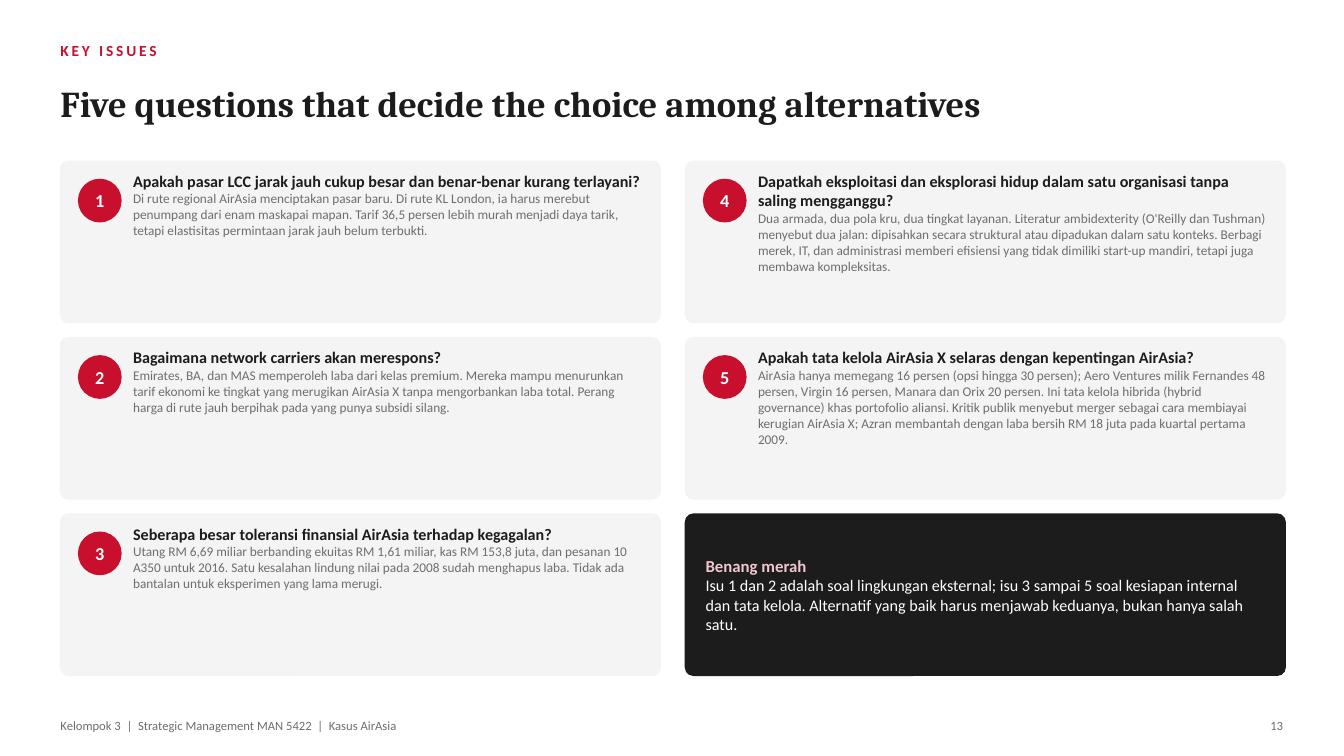
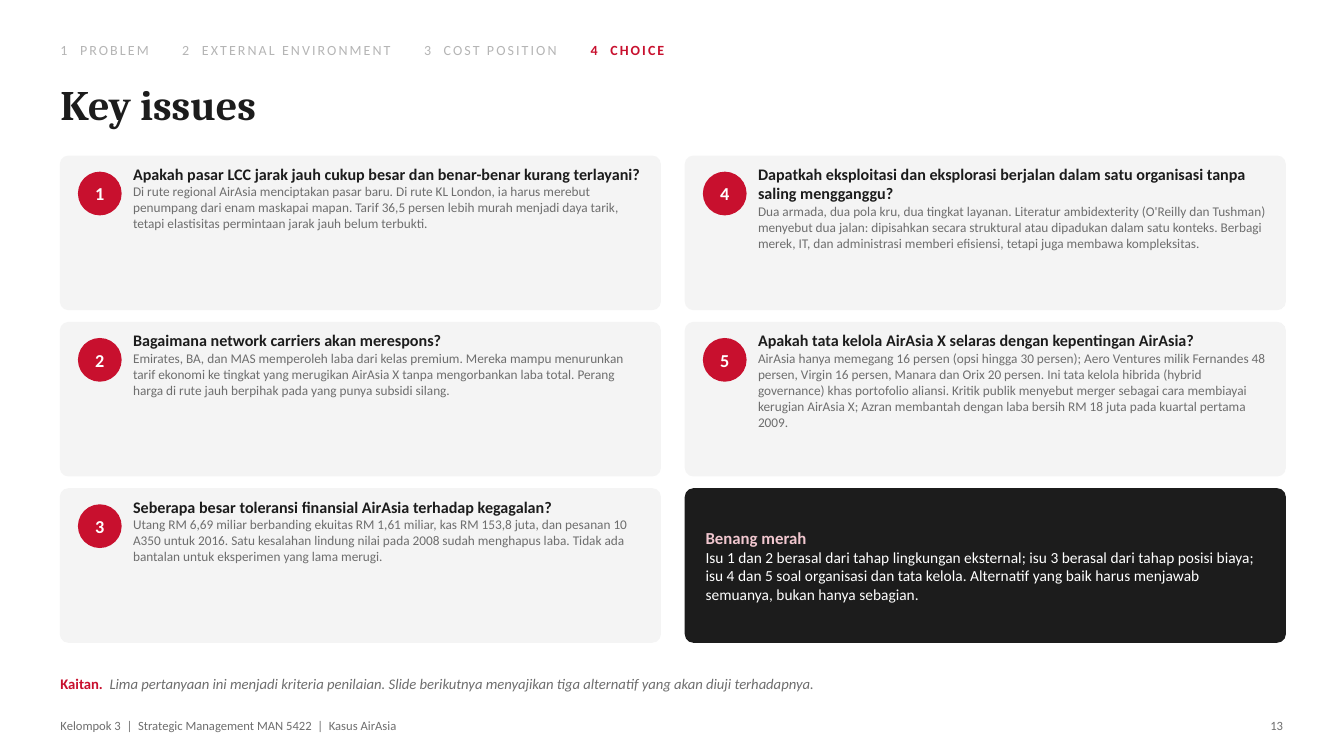
Before and after one commit to aslihabnuri/Dom-Manipulation, a slide deck: slide 13 of strategic-management/airasia-case/SMJKT_Group 3_Aslih_Case AirAsia.pptx. Drawn at 1344x756 pixels with LibreOffice and Linux fonts; fonts in the diff are those of the drawing. Boxes give left, top, right and bottom in pixels: in the first picture for what was removed or moved away, otherwise in the second. Text is boxed around its words. In the diff, an @@ line names an element or a change of style, - is before the commit and + after.

```diff
--- a/strategic-management/airasia-case/SMJKT_Group 3_Aslih_Case AirAsia.pptx
+++ b/strategic-management/airasia-case/SMJKT_Group 3_Aslih_Case AirAsia.pptx
@@ text added at (60,46,664,55), 10 pt, text #B5B5B5 @@
+1 PROBLEM 2 EXTERNAL ENVIRONMENT 3 COST POSITION 4 CHOICE
@@ text at (60,91,256,130): text changed; size 11 to 30 pt; font Calibri to Cambria; text colour #C8102E to #1C1C1C @@
-KEY ISSUES
+Key issues
@@ text removed at (60,91,981,125) @@
-Five questions that decide the choice among alternatives
@@ rounded rectangle: place and size @@
-rounded rectangle at (60,161,660,323)
+rounded rectangle at (60,156,660,310)
@@ text "Apakah pasar LCC jarak jauh ...": place and size @@
-text "Apakah pasar LCC jarak jauh ..." at (133,175,640,237)
+text "Apakah pasar LCC jarak jauh ..." at (133,168,640,230)
@@ rounded rectangle: place and size @@
-rounded rectangle at (686,161,1286,323)
+rounded rectangle at (686,156,1286,310)
@@ 2 texts, 2 ellipses: place and size @@
-2 texts, 2 ellipses at (79,179,746,222)
+2 texts, 2 ellipses at (79,172,746,215)
@@ text at (758,168,1266,250): text changed @@
-Dapatkah eksploitasi dan eksplorasi hidup dalam satu organisasi tanpa saling mengganggu?
-Dua armada, dua pola kru, dua tingkat layanan. Literatur ambidexterity (O'Reilly dan Tushman) menyebut dua jalan: dipisahkan secara struktural atau dipadukan dalam satu konteks. Berbagi merek, IT, dan administrasi memberi efisiensi yang tidak dimiliki start-up mandiri, tetapi juga membawa kompleksitas.
+Dapatkah eksploitasi dan eksplorasi berjalan dalam satu organisasi tanpa saling mengganggu?
+Dua armada, dua pola kru, dua tingkat layanan. Literatur ambidexterity (O'Reilly dan Tushman) menyebut dua jalan: dipisahkan secara struktural atau dipadukan dalam satu konteks. Berbagi merek, IT, dan administrasi memberi efisiensi, tetapi juga membawa kompleksitas.
@@ rounded rectangle: place and size @@
-rounded rectangle at (60,338,660,499)
+rounded rectangle at (60,323,660,476)
@@ rounded rectangle: place and size @@
-rounded rectangle at (686,338,1286,499)
+rounded rectangle at (686,323,1286,476)
@@ text "Bagaimana network carriers akan merespons?": place and size @@
-text "Bagaimana network carriers akan merespons?" at (133,351,624,414)
+text "Bagaimana network carriers akan merespons?" at (133,334,624,397)
@@ 2 texts, 2 ellipses: place and size @@
-2 texts, 2 ellipses at (79,356,746,398)
+2 texts, 2 ellipses at (79,339,746,381)
@@ text "Apakah tata kelola AirAsia X ...": place and size @@
-text "Apakah tata kelola AirAsia X ..." at (758,351,1265,444)
+text "Apakah tata kelola AirAsia X ..." at (758,334,1265,427)
@@ rounded rectangle: place and size @@
-rounded rectangle at (60,514,660,676)
+rounded rectangle at (60,489,660,642)
@@ text "3": place and size @@
-text "3" at (95,548,104,560)
+text "3" at (95,521,104,533)
@@ ellipse: place and size @@
-ellipse at (79,532,121,575)
+ellipse at (79,505,121,547)
@@ text "Seberapa besar toleransi finansial AirAsia ...": place and size @@
-text "Seberapa besar toleransi finansial AirAsia ..." at (133,528,627,590)
+text "Seberapa besar toleransi finansial AirAsia ..." at (133,501,627,563)
@@ proportions changed in 6 elements at (60,156,660,310), (686,156,1286,310), (60,323,660,476), (686,323,1286,476), (60,489,660,642), (686,489,1286,642) @@
@@ rounded rectangle: place and size @@
-rounded rectangle at (686,514,1286,676)
+rounded rectangle at (686,489,1286,642)
@@ text "Benang merah": place and size @@
-text "Benang merah" at (706,560,1243,630)
+text "Benang merah" at (706,532,1254,603)
@@ text at (706,552,1254,603): text changed; size 11.5 to 11 pt @@
-Isu 1 dan 2 adalah soal lingkungan eksternal; isu 3 sampai 5 soal kesiapan internal dan tata kelola. Alternatif yang baik harus menjawab keduanya, bukan hanya salah satu.
+Isu 1 dan 2 berasal dari tahap lingkungan eksternal; isu 3 berasal dari tahap posisi biaya; isu 4 dan 5 soal organisasi dan tata kelola. Alternatif yang baik harus menjawab semuanya, bukan hanya sebagian.
@@ text added at (60,679,814,692), 10.5 pt, text #6E6E6E, italic @@
+Kaitan. Lima pertanyaan ini menjadi kriteria penilaian. Slide berikutnya menyajikan tiga alternatif yang akan diuji terhadapnya.
```
Also in this commit, not shown: 15 other slides changed, 1 slide added, 1 slide removed, 2 other files.
